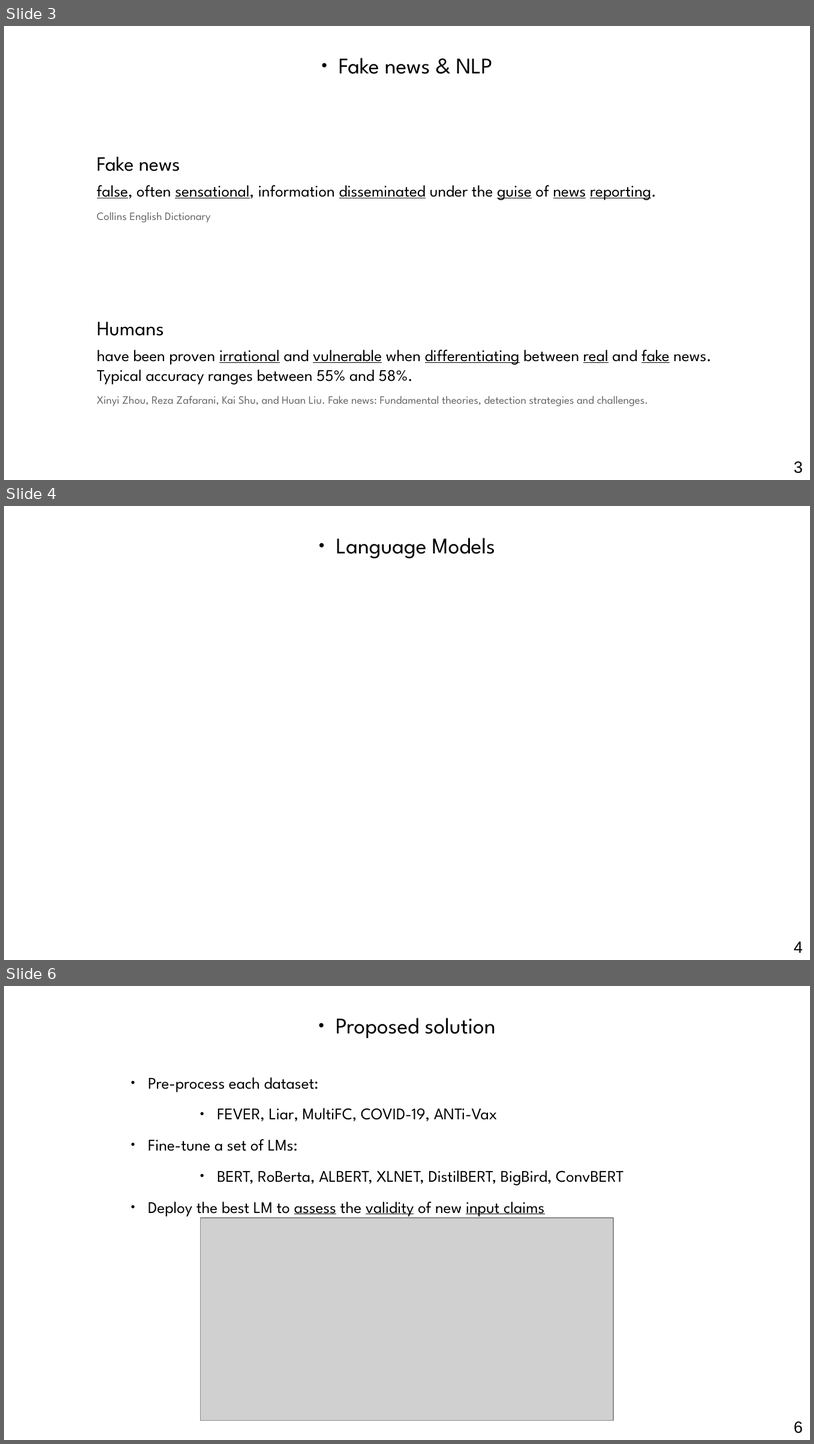
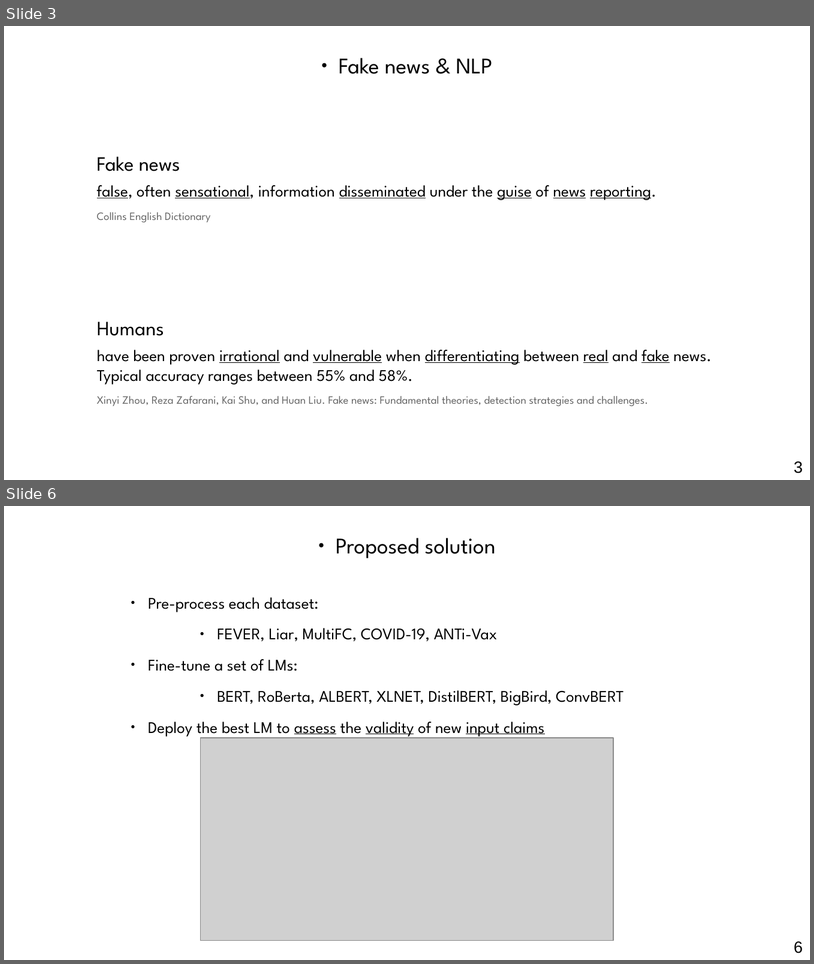
Before and after one commit to othmanelhoufi/LM-for-FactChecking, a slide deck: presentation/NLP_fact_checking.odp. Shown one above the other, each under a label of ours: slides 3, 4 and 6 before the commit, slides 3 and 6 after it; the slides between them are not shown. The pictures are 814x1444 and 814x964 pixels, drawn with LibreOffice and Linux fonts; fonts in the diff are those of the drawing; grey boxes stand for pictures. Boxes give left, top, right and bottom in pixels: in the first picture for what was removed or moved away, otherwise in the second. Text is boxed around its words. In the diff, an @@ line names an element or a change of style, - is before the commit and + after.

```diff
--- a/presentation/NLP_fact_checking.odp
+++ b/presentation/NLP_fact_checking.odp
@@ slide 4 removed at [4,506,810,960], background #FFFFFF @@
@@ text removed at [336,538,495,558] @@
-● Language Models
@@ page number removed at [794,941,803,952] @@
-4
```
Also in this commit, not shown: 1 slide changed, 2 slides added, 1 other slide removed.
